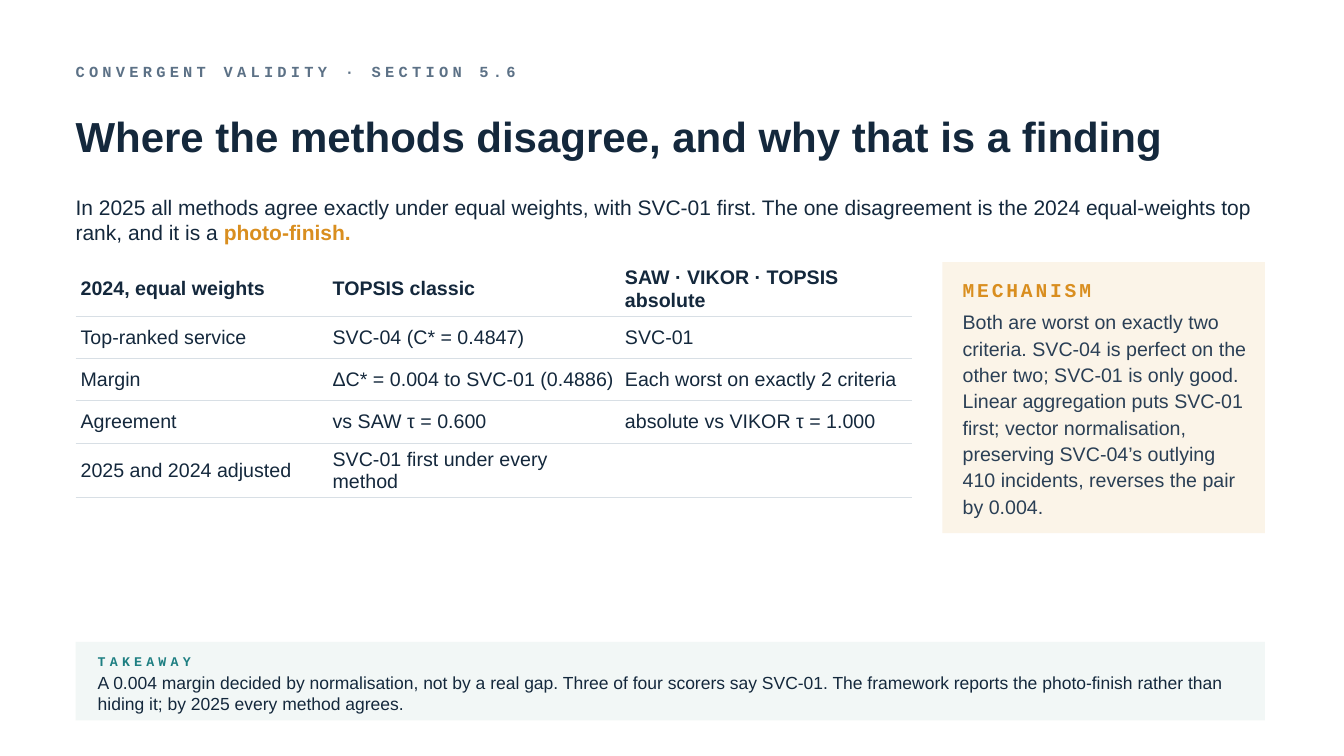
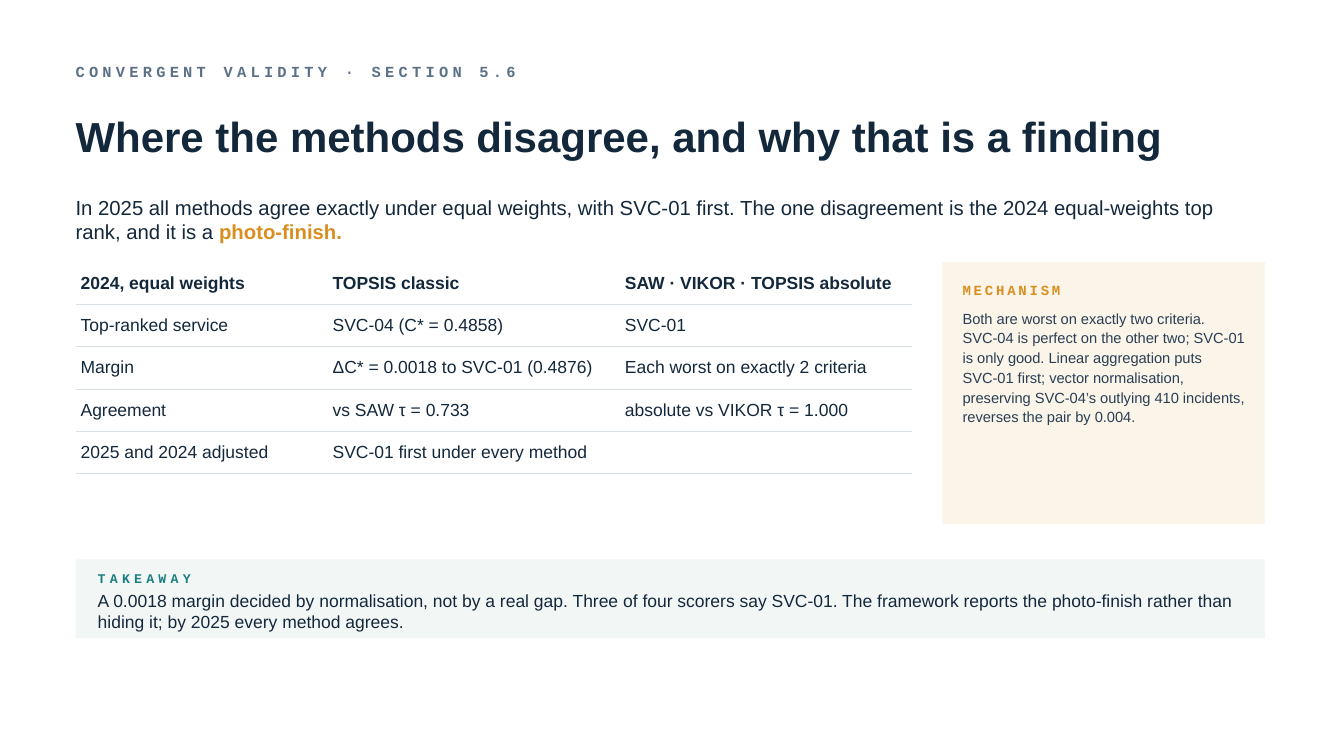
Before and after one commit to TobiZeier/MScProject, a slide deck: slide 11 of presentation/defense.pptx. Drawn at 1344x756 pixels with LibreOffice and Linux fonts; fonts in the diff are those of the drawing. Boxes give left, top, right and bottom in pixels: in the first picture for what was removed or moved away, otherwise in the second. Text is boxed around its words. In the diff, an @@ line names an element or a change of style, - is before the commit and + after.

```diff
--- a/presentation/defense.pptx
+++ b/presentation/defense.pptx
@@ text "In 2025 all methods agree ..." at (76, 200, 1213, 244): size 15 to 14.5 pt @@
@@ table at (76, 262, 912, 466) @@
-row 2, column 2: SVC-04 (C* = 0.4847)
+row 2, column 2: SVC-04 (C* = 0.4858)
-row 3, column 2: ΔC* = 0.004 to SVC-01 (0.4886)
+row 3, column 2: ΔC* = 0.0018 to SVC-01 (0.4876)
-row 4, column 2: vs SAW τ = 0.600
+row 4, column 2: vs SAW τ = 0.733
@@ size 14 to 12.5 pt in "2024, equal weights", "TOPSIS classic", "SAW · VIKOR · TOPSIS absolute", "Top-ranked service" and 7 more places @@
@@ borders changed @@
@@ rectangle: place and size @@
-rectangle at (943, 262, 1265, 533)
+rectangle at (943, 262, 1265, 524)
@@ text "MECHANISM" at (963, 285, 1061, 295): size 14 to 10 pt @@
@@ text "Both are worst on exactly ..." at (963, 313, 1245, 425): size 14 to 10.5 pt @@
@@ rectangle: place and size @@
-rectangle at (76, 642, 1265, 721)
+rectangle at (76, 560, 1265, 638)
@@ text "TAKEAWAY": place and size @@
-text "TAKEAWAY" at (98, 657, 191, 666)
+text "TAKEAWAY" at (98, 574, 191, 583)
@@ text at (98, 594, 1232, 632): text changed @@
-A 0.004 margin decided by normalisation, not by a real gap. Three of four scorers say SVC-01. The framework reports the photo-finish rather than hiding it; by 2025 every method agrees.
+A 0.0018 margin decided by normalisation, not by a real gap. Three of four scorers say SVC-01. The framework reports the photo-finish rather than hiding it; by 2025 every method agrees.
```
Also in this commit, not shown: 14 other slides changed, 14 other files.
